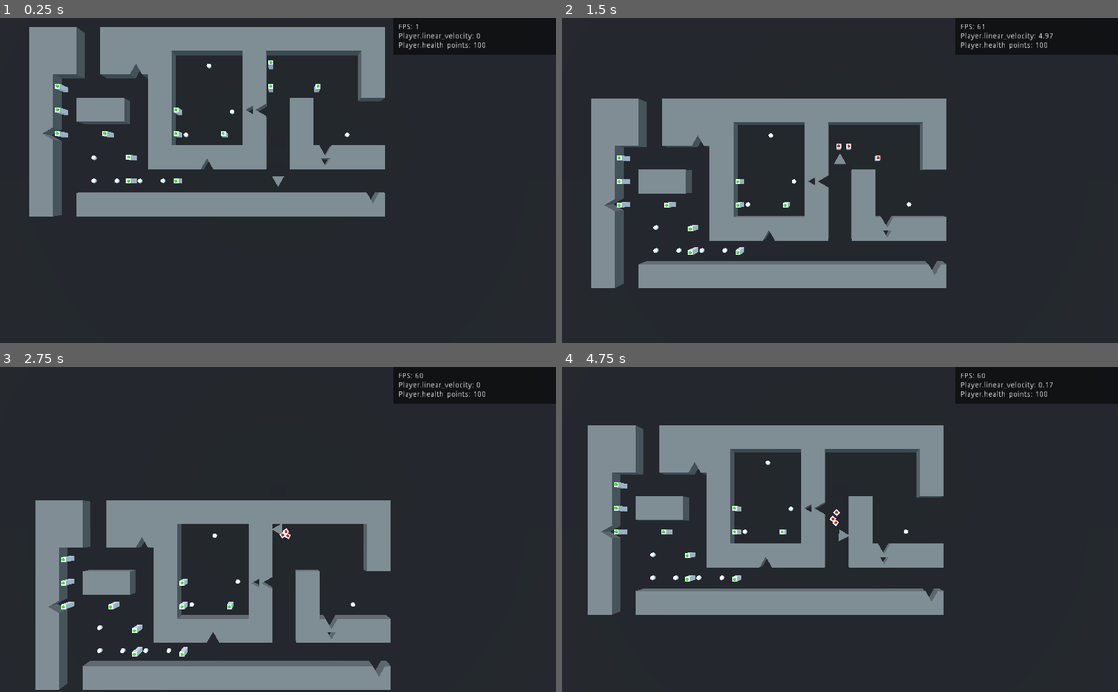
Above: before the commit, frames 1-4 (two rows, left to right).
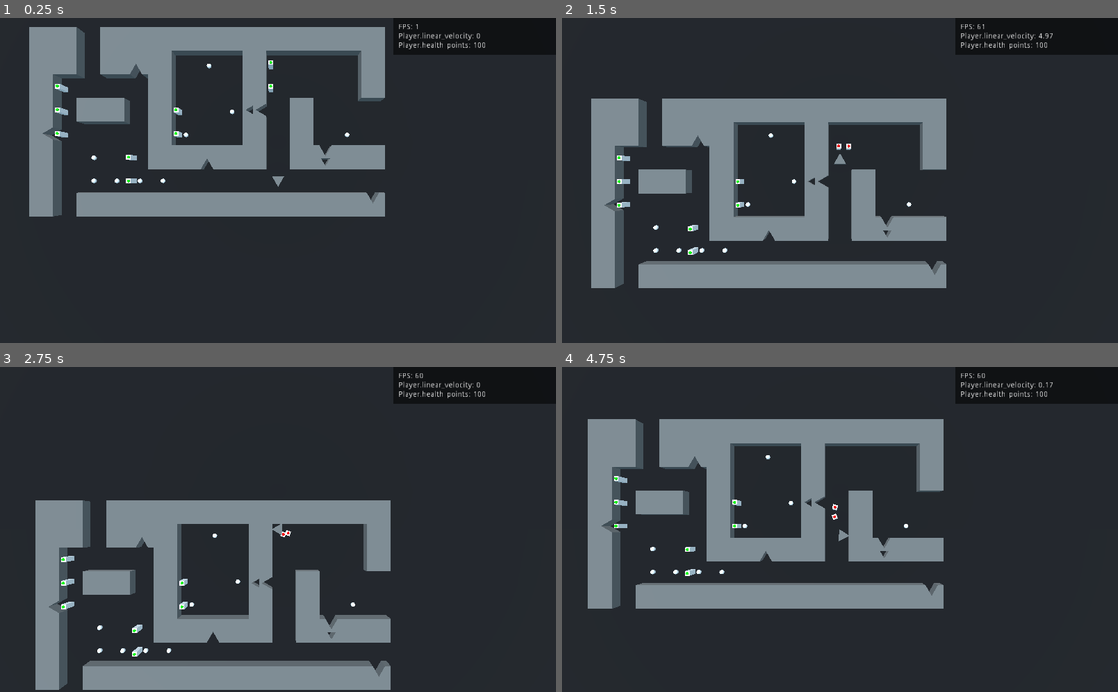
Above: after the commit, the same moments.

Repository: winston-yallow/primitives
Game: Godot game, scene res://levels/00_Test.tscn
Two runs of this game, one before a commit and one after it. Both use one fixed random seed, a clock stepped at 60 frames per second and the inputs below.
Inputs:
- Up to frame 1 (0.25 s): no input
- Up to frame 2 (1.5 s): tap Enter at 0.5 s; hold Space (reappear) 0.53-1.28 s; hold W (game_forward) from 0.53 s (still down); tap Backspace at 1.35 s
- Up to frame 3 (2.75 s): release W (game_forward) at 2.03 s; hold A (game_left) from 2.03 s (still down); hold Space (reappear) from 2.03 s (still down)
- Up to frame 4 (4.75 s): release Space (reappear) at 2.78 s; tap Backspace at 2.85, 4.35 s; release A (game_left) at 3.53 s; hold S (game_backward) 3.53-4.28 s; hold Space (reappear) 3.53-4.28 s; hold D (game_right) from 4.28 s (still down)

The runs differ from the first frame. In frame 1, 0.1% of the frame differs, in the area x 18-58%, y 20-51%; in frame 2, 0.1%; in frame 3, 0.1%; in frame 4, 7.6%, in the area x 4-69%, y 16-77%.

Commit message:
Reduce amount of test enemies

Diff:
--- a/game/levels/00_Test.tscn
+++ b/game/levels/00_Test.tscn
@@ -295,22 +295,6 @@
 transform = Transform( 1, 0, 0, 0, 1, 0, 0, 0, 1, 4.31229, 0, 3 )
 nav_path = NodePath("../Navigation")
 
-[node name="Enemy13" parent="." instance=ExtResource( 6 )]
-transform = Transform( 1, 0, 0, 0, 1, 0, 0, 0, 1, 7.31229, 0, 2 )
-nav_path = NodePath("../Navigation")
-
-[node name="Enemy12" parent="." instance=ExtResource( 6 )]
-transform = Transform( 1, 0, 0, 0, 1, 0, 0, 0, 1, 4.31229, 0, 0 )
-nav_path = NodePath("../Navigation")
-
-[node name="Enemy11" parent="." instance=ExtResource( 6 )]
-transform = Transform( 1, 0, 0, 0, 1, 0, 0, 0, 1, -1.68771, 0, 4 )
-nav_path = NodePath("../Navigation")
-
-[node name="Enemy10" parent="." instance=ExtResource( 6 )]
-transform = Transform( 1, 0, 0, 0, 1, 0, 0, 0, 1, 2.31229, 0, 2 )
-nav_path = NodePath("../Navigation")
-
 [node name="CameraTarget" type="Position3D" parent="."]
 transform = Transform( -1, -1.50996e-07, -6.60024e-15, 0, -4.37114e-08, 1, -1.50996e-07, 1, 4.37114e-08, 0, 10, 0 )
 
